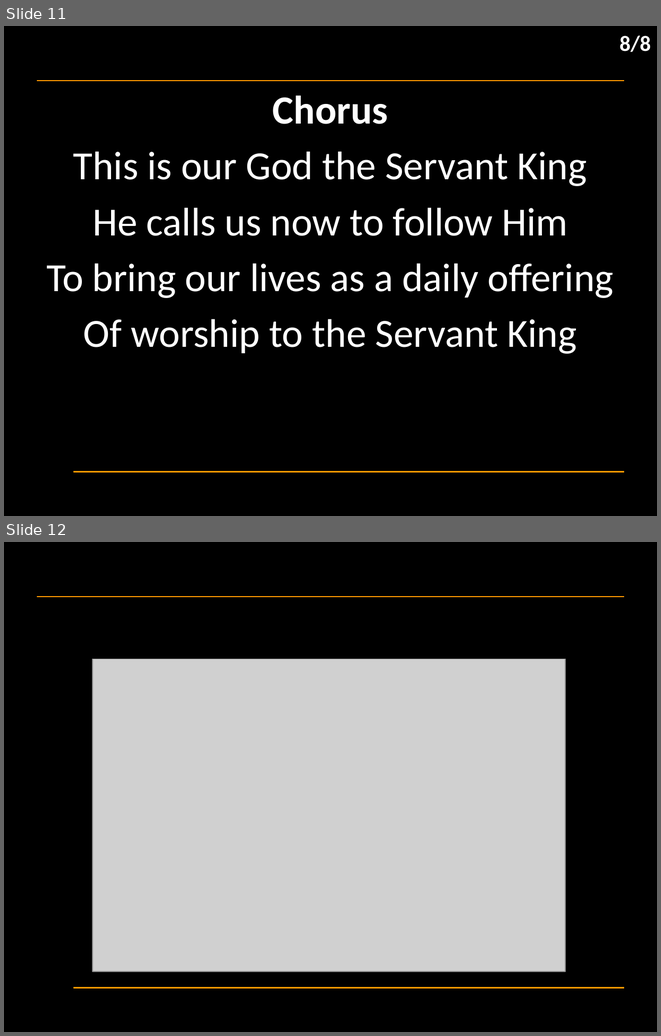
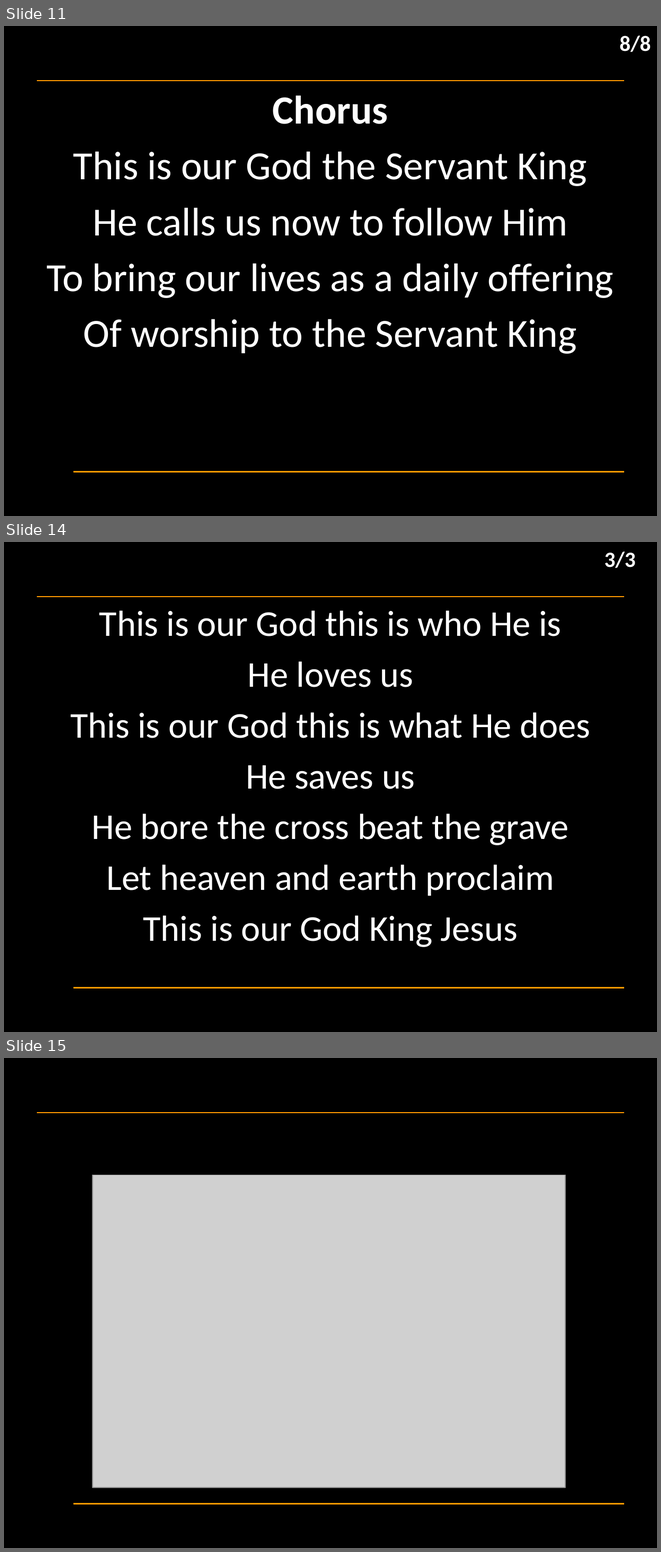
Before and after one commit to hoo-are-ya/worship, a slide deck: docs/songs_2024-11-24.pptx. Shown one above the other, each under a label of ours: slides 11 and 12 before the commit, slides 11, 14 and 15 after it; the slides between them are not shown. The pictures are 661x1036 and 661x1552 pixels, drawn with LibreOffice and Linux fonts; fonts in the diff are those of the drawing; grey boxes stand for pictures; background and template pictures are left out. Boxes give left, top, right and bottom in pixels: in the first picture for what was removed or moved away, otherwise in the second. Text is boxed around its words. In the diff, an @@ line names an element or a change of style, - is before the commit and + after.

```diff
--- a/docs/songs_2024-11-24.pptx
+++ b/docs/songs_2024-11-24.pptx
@@ slide 14 added at (4, 542, 657, 1032), background #000000; not listed: 2 template elements that a slide beside it also shows @@
@@ text added at (604, 552, 636, 568), 24 pt, text #FFFFFF, bold @@
+3/3
@@ subtitle added at (70, 610, 590, 947), 40 pt, text #FFFFFF @@
+This is our God this is who He is
+He loves us
+This is our God this is what He does
+He saves us
+He bore the cross beat the grave
+Let heaven and earth proclaim
+This is our God King Jesus
@@ what was slide 12 is now slide 15 @@
```
Also in this commit, not shown: 2 other slides added, 1 other file.
